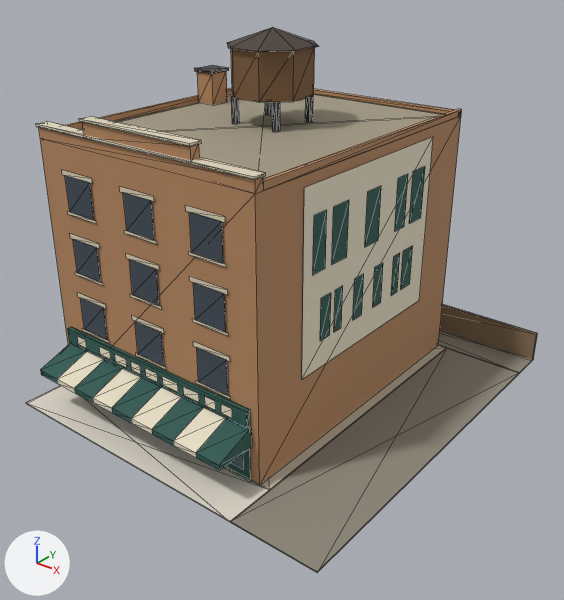
The glTF model public/models/shop_u.glb, before and after one commit.
Camera for both pictures: a 50 mm camera at (21.5, -27.7, 21.7) aimed at (0.6, -1.5, 5.4). Lighting does not change. The marker at lower left points along +X, +Y and +Z. The first picture is the older version. Mesh edges are drawn as thin lines. Vertices at exactly the same position are counted once.

The first picture shows 'shop_u'.
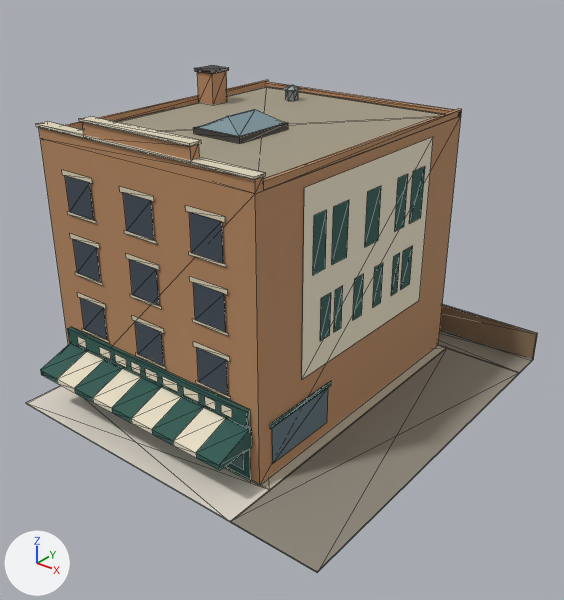
What differs and where, as boxes (x1, y1, x2, y2) in the pictures (564 x 600 px):
'shop_u', reshaped (7% shorter)
    before: (26, 28, 538, 573)
    after: (26, 65, 538, 573)
part 1 of me_shop_u, added
    after: (193, 122, 288, 144)
part 2 of me_shop_u, deleted
    before: (227, 28, 319, 132)
part 3 of me_shop_u, added
    after: (270, 381, 331, 463)
part 4 of me_shop_u, added
    after: (198, 109, 284, 136)

Diff of the bpy script that builds the scene:
```diff
--- a/public/models/shop_u.glb.py
+++ b/public/models/shop_u.glb.py
@@ mat_td_glass @@
+mat_td_glass = principled_material('td_glass')
+mat_td_glass.base_color = (0.212, 0.309, 0.347)  # greyish cyan #7f979f
+mat_td_glass.roughness = 0.8
@@ me_shop_u @@
 # used by ob_shop_u; location = (0.0, 0.0, 0.0)
 # verts and faces of me_shop_u; kept vertices keep their numbers, new ones are numbered from 526
-me_shop_u.from_pydata(...)  # 526 vertices, 542 faces; spans x -9.0..9.0, y -10.0..10.0, z 0.0..17.3
+me_shop_u.from_pydata(...)  # 501 vertices, 484 faces; spans x -9.0..9.0, y -10.0..10.0, z 0.0..14.8
+# me_shop_u part 1: a new loose piece, a box spanning x -3.5..-0.73, y -2.83..0.55, z 13.02..13.31, in mat_td_tar3 (dark grey #4a4643)
+# me_shop_u part 2: 6 loose pieces with 57 vertices, spanning x -4.1..-0.1, y -0.9..3.1, z 13.0..17.3, are deleted
+# me_shop_u part 3
+verts[526] = (-8.5, -7.0, 2.6)
+verts[527] = (-8.5, -7.0, 2.9)
+verts[528] = (4.3, -7.0, 2.6)  # pixel (270, 429)
+verts[529] = (4.3, -7.0, 2.9)  # pixel (270, 424)
+for new, old in zip([*range(530, 534)], [*range(526, 530)]): verts[new] = verts[old] + (0.0, 4.4, 0.0)
+verts[534] = (-8.5, -6.8, 0.7)
+verts[535] = (-8.5, -6.8, 2.6)
+verts[536] = (4.2, -6.8, 0.7)  # pixel (272, 463)
+verts[537] = (4.2, -6.8, 2.6)  # pixel (272, 426)
+for new, old in zip([*range(538, 542)], [*range(534, 538)]): verts[new] = verts[old] + (0.0, 4.0, 0.0)
+faces += [(526, 527, 530), (527, 531, 530), (528, 532, 533), (528, 533, 529)]  # mat_td_green (dark cyan #2a5a52)
+faces += [(534, 535, 538), (535, 539, 538), (536, 540, 541), (536, 541, 537)]  # mat_win_shop (greyish blue #5d727c)
+# me_shop_u part 4
+# 8 vertices are added at x -3.4..-0.9, y -2.7..0.4, z 13.3..13.9
+# 12 new faces join them, mat_td_glass (greyish cyan #7f979f)
 me_shop_u.materials.append(mat_td_paving)
@@ me_shop_u @@
 me_shop_u.materials.append(mat_td_tar3)
-me_shop_u.materials.append(mat_td_iron)  # dark grey #2f3134
-me_shop_u.materials.append(mat_td_wood)  # brown #7a5a3c
-me_shop_u.materials.append(mat_td_tank_roof)  # brown #4a4038
 me_shop_u.materials.append(mat_td_tin)
+me_shop_u.materials.append(mat_td_glass)  # greyish cyan #7f979f
```
